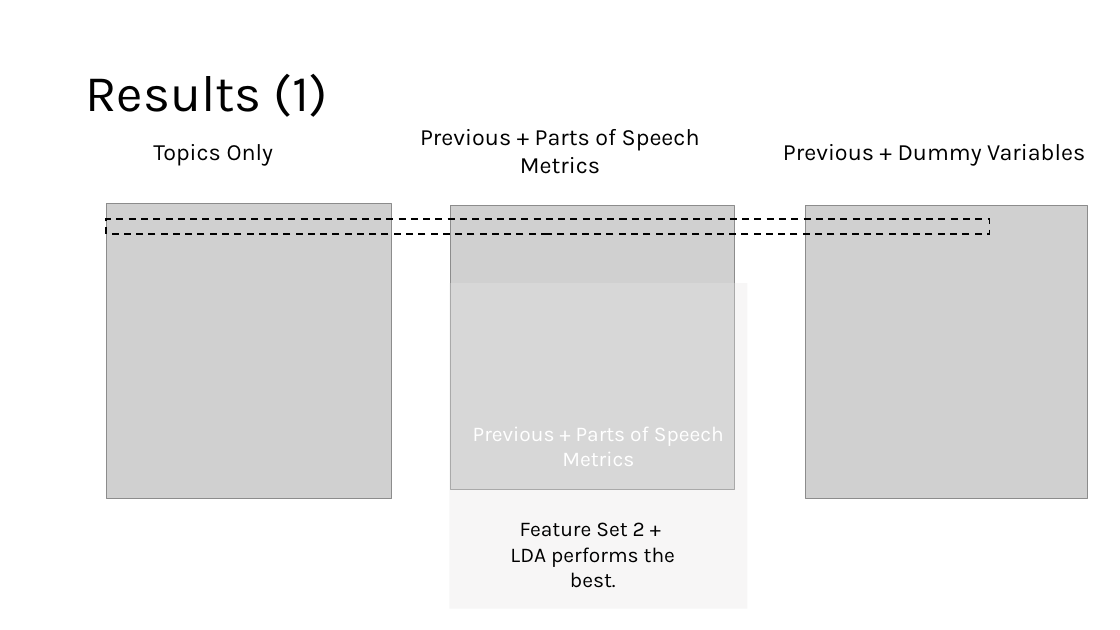
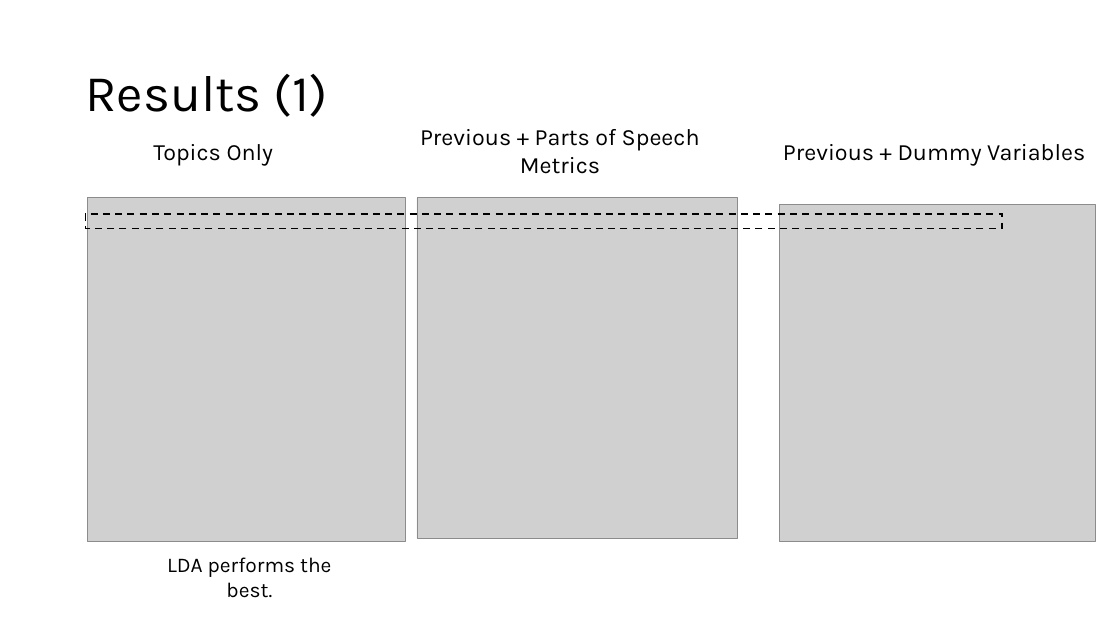
Before and after one commit to chrisgian/Capstone2-NLP-Hotel-Reviews, a slide deck: slide 14 of NLP 2 - Hotel Reviews Deliverable.pptx. Drawn at 1120x630 pixels with LibreOffice and Linux fonts; fonts in the diff are those of the drawing; grey boxes stand for pictures. Boxes give left, top, right and bottom in pixels: in the first picture for what was removed or moved away, otherwise in the second. Text is boxed around its words. In the diff, an @@ line names an element or a change of style, - is before the commit and + after.

```diff
--- a/NLP 2 - Hotel Reviews Deliverable.pptx
+++ b/NLP 2 - Hotel Reviews Deliverable.pptx
@@ picture: place and size @@
-picture at <box>107,204,392,499</box>
+picture at <box>87,198,406,542</box>
@@ picture: place and size @@
-picture at <box>451,206,735,490</box>
+picture at <box>417,198,738,539</box>
@@ picture: place and size @@
-picture at <box>806,205,1087,498</box>
+picture at <box>780,205,1095,542</box>
@@ rectangle: place and size @@
-rectangle at <box>107,219,991,234</box>
+rectangle at <box>86,213,1002,229</box>
@@ rectangle removed at <box>450,283,748,609</box> @@
-Previous + Parts of Speech Metrics
@@ text at <box>520,522,645,537</box>: paragraph removed @@
-Feature Set 2 +
@@ text "LDA performs the best.": place and size @@
-text "LDA performs the best." at <box>510,522,675,588</box>
+text "LDA performs the best." at <box>167,557,331,598</box>
```
Also in this commit, not shown: 2 slides added, 2 slides removed, 1 other file.
